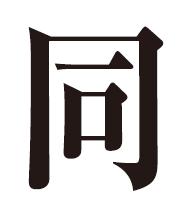
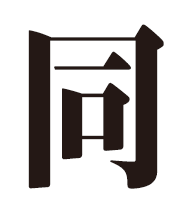
Before/after of a 193x211 layered artwork. What changed in the layer stack:
removed layer "同" over [28,26,164,191]
added group "Text" (1st of 2) with 1 layers above "battle_jin_001" over [28,24,164,189]
added layer "Text" (2nd of 2, in "Text") in group "Text" over [28,24,164,189]
